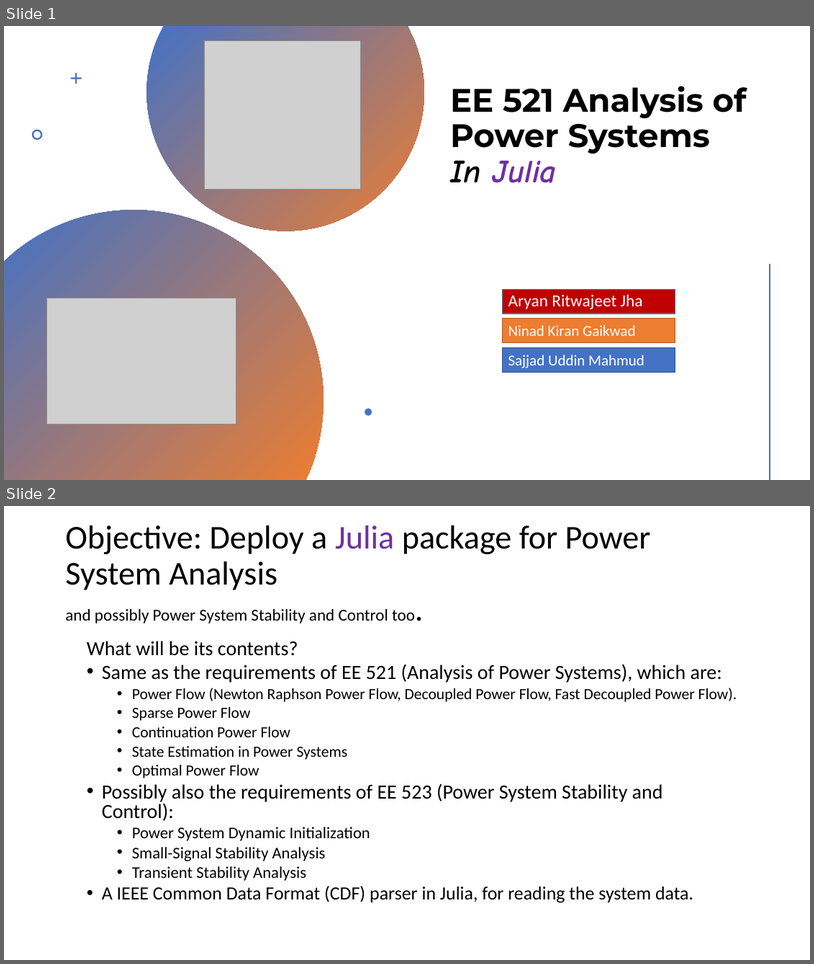
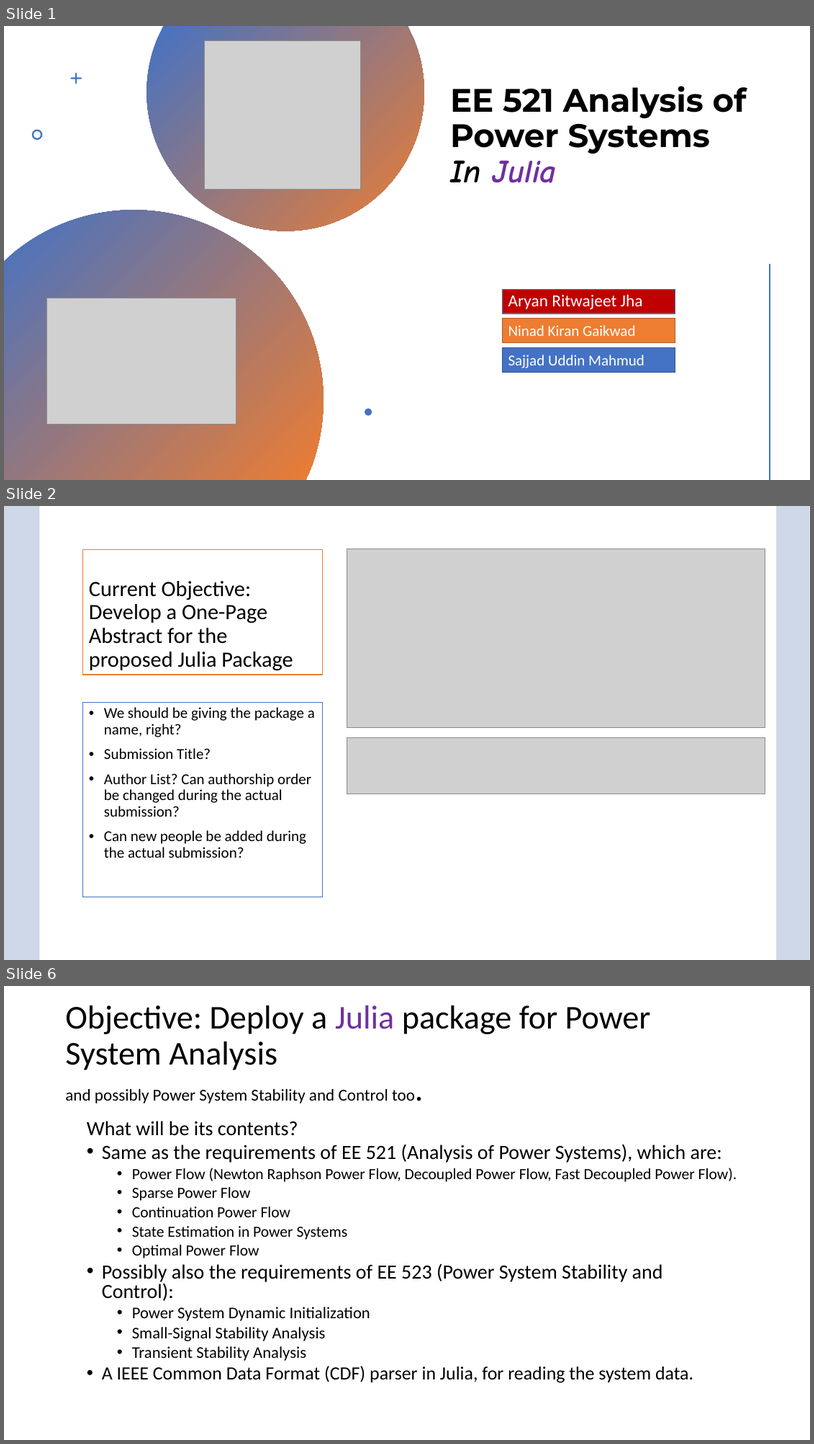
Before and after one commit to Realife-Brahmin/OriginalDocsHub, a slide deck: ee521/plan_for_ee521_in_julia/ee521_julia_plan.pptx. Shown one above the other, each under a label of ours: slides 1 and 2 before the commit, slides 1, 2 and 6 after it; the slides between them are not shown. The pictures are 814x964 and 814x1444 pixels, drawn with LibreOffice and Linux fonts; fonts in the diff are those of the drawing; grey boxes stand for pictures; background and template pictures are left out. Boxes give left, top, right and bottom in pixels: in the first picture for what was removed or moved away, otherwise in the second. Text is boxed around its words. In the diff, an @@ line names an element or a change of style, - is before the commit and + after.

```diff
--- a/ee521/plan_for_ee521_in_julia/ee521_julia_plan.pptx
+++ b/ee521/plan_for_ee521_in_julia/ee521_julia_plan.pptx
@@ slide 2 added at (x1=4, y1=506, x2=810, y2=960), background picture (left out) @@
@@ rectangle added at (x1=4, y1=506, x2=810, y2=960), fill #E7E6E6 at 50% opacity @@
@@ rectangle added at (x1=4, y1=506, x2=810, y2=960), fill #4472C4 at 20% opacity @@
@@ rectangle added at (x1=40, y1=506, x2=777, y2=960), fill #FFFFFF @@
@@ title added at (x1=82, y1=549, x2=323, y2=674), fill #FFFFFF, outline #ED7D31 1 pt, 26 pt, text #000000 @@
+Current Objective: Develop a One-Page Abstract for the proposed Julia Package
@@ picture added at (x1=347, y1=549, x2=765, y2=728) @@
@@ text added at (x1=82, y1=702, x2=323, y2=897), fill #FFFFFF, outline #4472C4 1 pt, 18 pt, text #000000 @@
+• We should be giving the package a name, right?
+• Submission Title?
+• Author List? Can authorship order be changed during the actual submission?
+• Can new people be added during the actual submission?
@@ picture added at (x1=347, y1=738, x2=766, y2=794) @@
@@ what was slide 2 is now slide 6 @@
```
Also in this commit, not shown: 5 other slides added, 7 other files.
